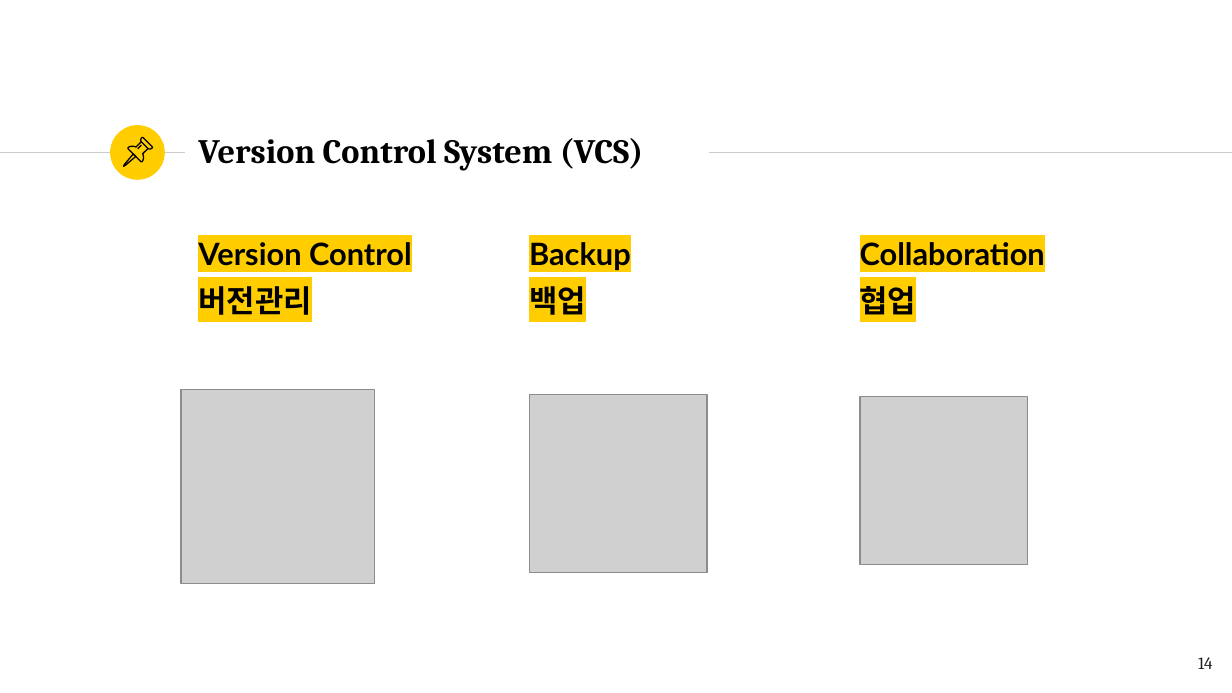
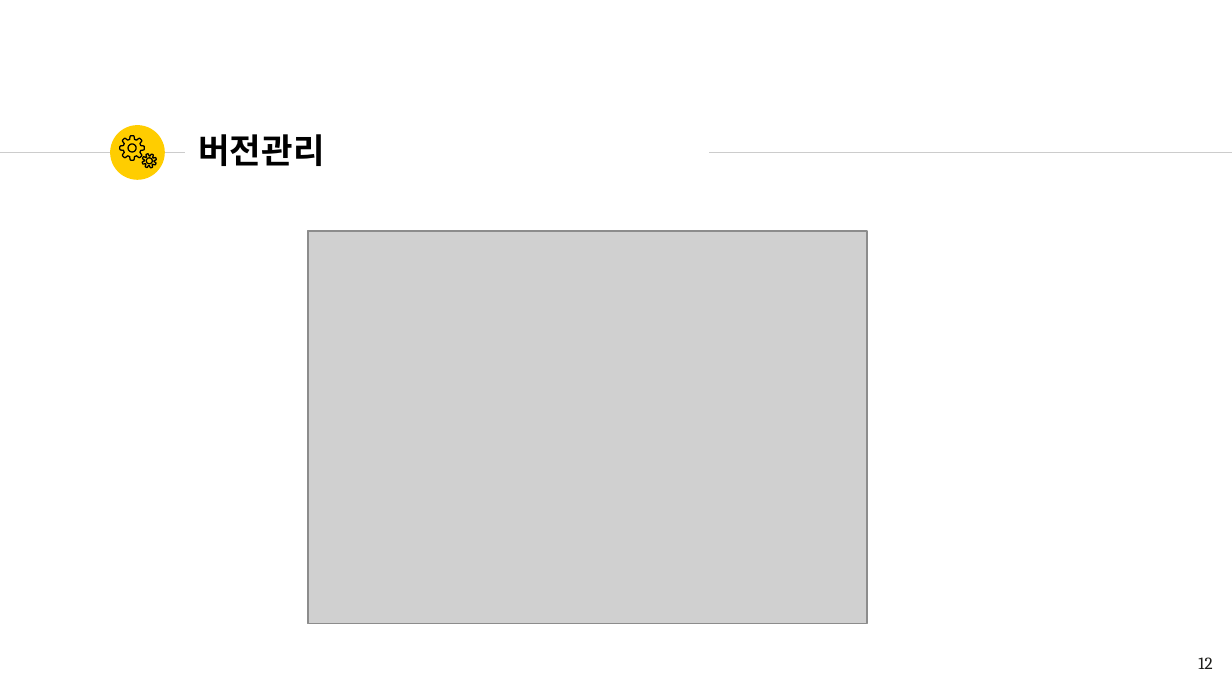
Before and after one commit to romiii37/CampusSeven, a slide deck: slide 12 of Git.pptx (slide 14 before the commit). Drawn at 1232x693 pixels with LibreOffice and Linux fonts; fonts in the diff are those of the drawing; grey boxes stand for pictures. Boxes give left, top, right and bottom in pixels: in the first picture for what was removed or moved away, otherwise in the second. Text is boxed around its words. In the diff, an @@ line names an element or a change of style, - is before the commit and + after.

```diff
--- a/Git.pptx
+++ b/Git.pptx
@@ freeform shape: place and size @@
-freeform shape at (128, 142, 148, 161)
+freeform shape at (120, 136, 144, 160)
@@ freeform shape removed at (138, 145, 142, 149) @@
@@ freeform shape removed at (140, 138, 152, 149) @@
@@ title at (198, 134, 324, 166): text changed @@
-Version Control System (VCS)
+버전관리
@@ freeform shape: place and size @@
-freeform shape at (123, 154, 136, 166)
+freeform shape at (143, 154, 156, 168)
@@ picture added at (308, 232, 867, 625) @@
@@ picture added at (308, 232, 866, 625) @@
@@ text removed at (198, 242, 412, 315) @@
-Version Control
-버전관리
@@ text removed at (529, 242, 631, 315) @@
-Backup
-백업
@@ text removed at (860, 242, 1045, 321) @@
-Collaboration
-협업
@@ picture removed at (181, 389, 375, 583) @@
@@ picture removed at (530, 394, 707, 572) @@
@@ picture removed at (860, 397, 1027, 564) @@
@@ page number at (1198, 657, 1212, 669): text changed @@
-14
+12
```
Also in this commit, not shown: 6 other slides changed, 10 slides added, 35 slides removed.
